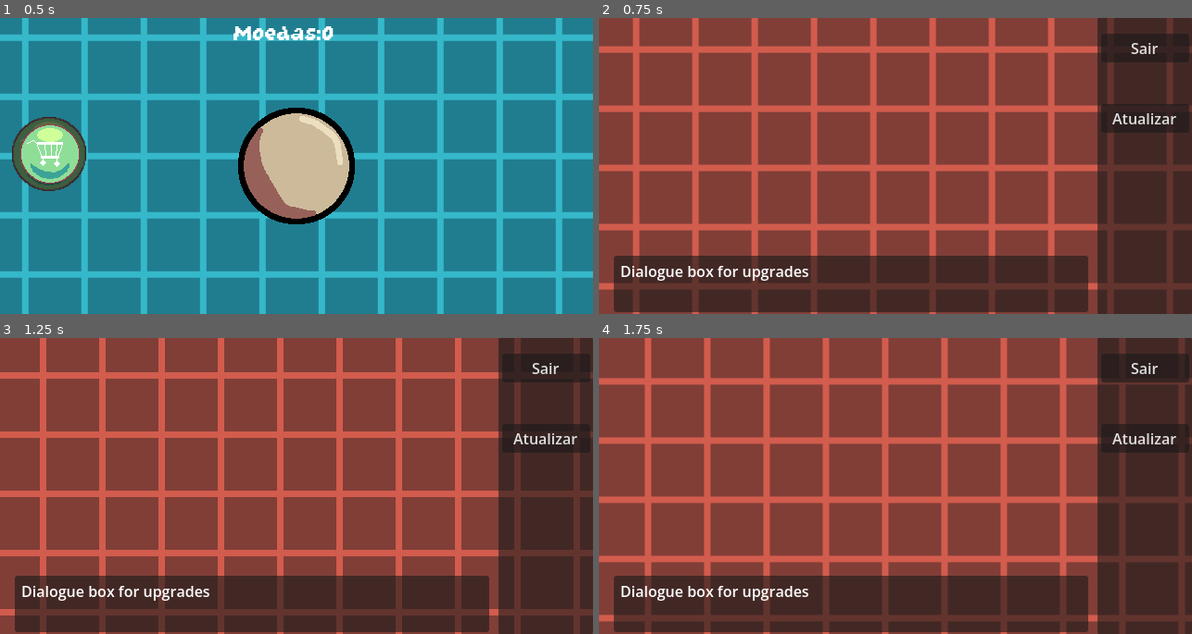
Above: before the commit, frames 1-4 (two rows, left to right).
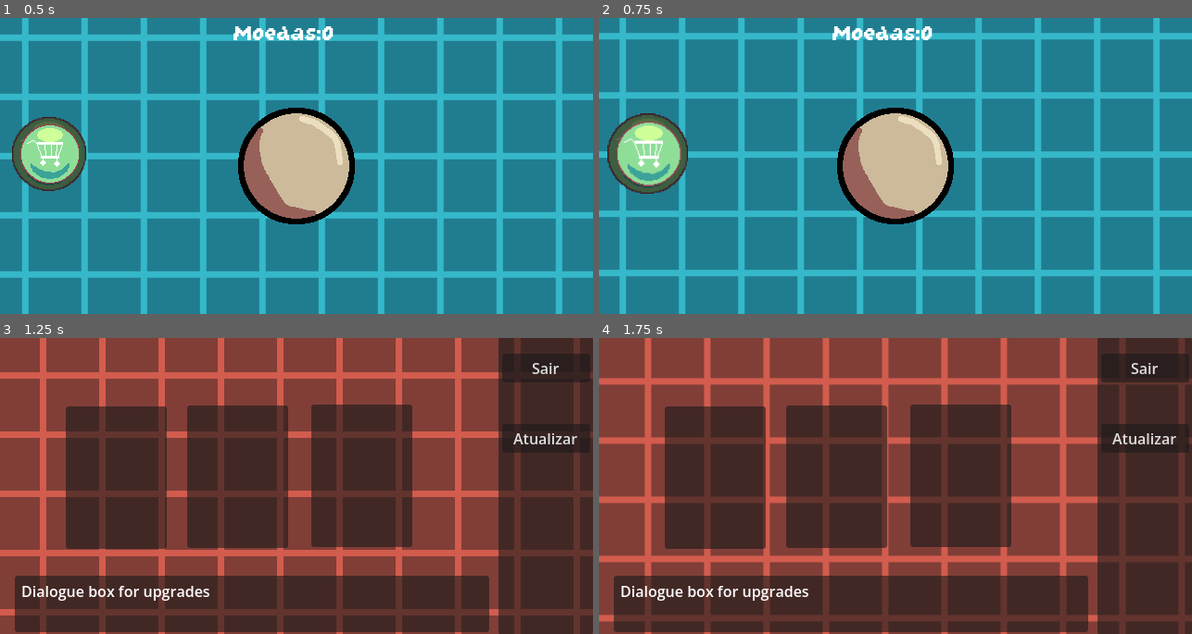
Above: after the commit, the same moments.

Repository: NormyNaoExiste/clicker-remake
Game: Godot game, scene res://Cenas/jogo.tscn
Same seed, same stepped clock (60 frames per second), same inputs: the game is played once before the commit and once after it. The project has no main scene, so this scene is started directly.
Inputs (mouse positions are in pixels of both pictures, inside the frame that each line leads up to):
- Up to frame 1 (0.5 s): no input
- Up to frame 2 (0.75 s): click (646, 154) at 0.5 s
- Up to frame 3 (1.25 s): no input
- Up to frame 4 (1.75 s): click (895, 486) at 1.25 s

Frame 1 is identical in both runs. In frame 2, 100% of the frame differs, in the area x 0-100%, y 0-100%; in frame 3, 25%; in frame 4, 25%.

Commit message:
Shop GUI prototype made
Agora tem os upgrades slots, assim como planejado

Diff:
--- /dev/null
+++ b/Cenas/fade.tscn
@@ -0,0 +1,67 @@
+[gd_scene format=3 uid="uid://c1d21pv3a3lxf"]
+
+[sub_resource type="Animation" id="Animation_eawxw"]
+length = 0.001
+tracks/0/type = "value"
+tracks/0/imported = false
+tracks/0/enabled = true
+tracks/0/path = NodePath(".:modulate")
+tracks/0/interp = 1
+tracks/0/loop_wrap = true
+tracks/0/keys = {
+"times": PackedFloat32Array(0),
+"transitions": PackedFloat32Array(1),
+"update": 0,
+"values": [Color(1, 1, 1, 0)]
+}
+
+[sub_resource type="Animation" id="Animation_hfoev"]
+resource_name = "fade_in"
+length = 0.5
+tracks/0/type = "value"
+tracks/0/imported = false
+tracks/0/enabled = true
+tracks/0/path = NodePath(".:modulate")
+tracks/0/interp = 1
+tracks/0/loop_wrap = true
+tracks/0/keys = {
+"times": PackedFloat32Array(0, 0.5),
+"transitions": PackedFloat32Array(1, 1),
+"update": 0,
+"values": [Color(1, 1, 1, 0), Color(1, 1, 1, 1)]
+}
+
+[sub_resource type="Animation" id="Animation_7xxo8"]
+resource_name = "fade_out"
+length = 0.5
+tracks/0/type = "value"
+tracks/0/imported = false
+tracks/0/enabled = true
+tracks/0/path = NodePath(".:modulate")
+tracks/0/interp = 1
+tracks/0/loop_wrap = true
+tracks/0/keys = {
+"times": PackedFloat32Array(0, 0.5),
+"transitions": PackedFloat32Array(1, 1),
+"update": 0,
+"values": [Color(1, 1, 1, 1), Color(1, 1, 1, 0)]
+}
+
+[sub_resource type="AnimationLibrary" id="AnimationLibrary_deejr"]
+_data = {
+&"RESET": SubResource("Animation_eawxw"),
+&"fade_in": SubResource("Animation_hfoev"),
+&"fade_out": SubResource("Animation_7xxo8")
+}
+
+[node name="Fade" type="ColorRect" unique_id=312639957]
+modulate = Color(1, 1, 1, 0)
+anchors_preset = 15
+anchor_right = 1.0
+anchor_bottom = 1.0
+grow_horizontal = 2
+grow_vertical = 2
+color = Color(0, 0, 0, 1)
+
+[node name="AnimationPlayer" type="AnimationPlayer" parent="." unique_id=1330847837]
+libraries/ = SubResource("AnimationLibrary_deejr")
--- a/Cenas/jogo.tscn
+++ b/Cenas/jogo.tscn
@@ -8,10 +8,13 @@
 [ext_resource type="Script" uid="uid://dvjboovdtakrw" path="res://Scripts/Módulos/TextureButtonModule.gd" id="5_xmmbr"]
 [ext_resource type="FontFile" uid="uid://ha7fphex75yq" path="res://Fontes/GrapeSoda.ttf" id="7_p2wm8"]
 [ext_resource type="PackedScene" uid="uid://bhaxgpb7g1kec" path="res://Cenas/shop_menu.tscn" id="8_p2wm8"]
+[ext_resource type="Script" uid="uid://bs4axo3iyohki" path="res://Scripts/Módulos/ShopUpgradeModule.gd" id="9_r4inx"]
+[ext_resource type="PackedScene" uid="uid://c1d21pv3a3lxf" path="res://Cenas/fade.tscn" id="10_0iqwg"]
 
 [sub_resource type="ShaderMaterial" id="ShaderMaterial_p2wm8"]
 shader = ExtResource("1_ovbra")
 shader_parameter/speed = 0.1
+shader_parameter/direction = 0.1
 
 [sub_resource type="LabelSettings" id="LabelSettings_r4inx"]
 font = ExtResource("7_p2wm8")
@@ -115,7 +118,7 @@
 layout_mode = 2
 text = "Atualizar"
 
-[node name="Label" type="Label" parent="ShopMenu" unique_id=1359675226]
+[node name="ShopDialogue" type="Label" parent="ShopMenu" unique_id=1359675226]
 layout_mode = 1
 anchors_preset = -1
 anchor_left = 0.036000002
@@ -129,6 +132,55 @@
 text = "Dialogue box for upgrades
 "
 
+[node name="ShopUpgradeSlot1" type="Panel" parent="ShopMenu" unique_id=1301939018]
+layout_mode = 1
+anchors_preset = -1
+anchor_left = 0.11100001
+anchor_top = 0.231
+anchor_right = 0.28100002
+anchor_bottom = 0.712
+offset_left = -0.040008545
+offset_top = 0.08000183
+offset_right = 0.1599884
+offset_bottom = 0.16000366
+script = ExtResource("9_r4inx")
+upgrade_text = "Upgrade 1"
+metadata/_edit_use_anchors_ = true
+
+[node name="ShopUpgradeSlot2" type="Panel" parent="ShopMenu" unique_id=406801228]
+layout_mode = 1
+anchors_preset = -1
+anchor_left = 0.31556255
+anchor_top = 0.22825003
+anchor_right = 0.486125
+anchor_bottom = 0.70962507
+offset_left = 0.039978027
+offset_top = -0.040008545
+offset_right = -0.11999512
+offset_bottom = -0.08001709
+script = ExtResource("9_r4inx")
+upgrade_text = "Upgrade 2"
+metadata/_edit_use_anchors_ = true
+
+[node name="ShopUpgradeSlot3" type="Panel" parent="ShopMenu" unique_id=181903543]
+layout_mode = 1
+anchors_preset = -1
+anchor_left = 0.52456254
+anchor_top = 0.22512503
+anchor_right = 0.6949375
+anchor_bottom = 0.70600003
+offset_left = 0.27996826
+offset_top = -0.040008545
+offset_right = 0.23999023
+offset_bottom = 0.07998657
+script = ExtResource("9_r4inx")
+upgrade_text = "Upgrade 3"
+metadata/_edit_use_anchors_ = true
+
+[node name="Fade" parent="." unique_id=312639957 instance=ExtResource("10_0iqwg")]
+layout_mode = 0
+anchors_preset = 0
+
 [connection signal="pressed" from="BotãoPrincipal/Bola" to="." method="_on_bola_pressed"]
 [connection signal="pressed" from="ShopButton" to="." method="_on_shop_button_pressed"]
 [connection signal="pressed" from="ShopMenu/ShopSideButtons/ExitShop" to="." method="_on_exit_shop_pressed"]
--- /dev/null
+++ b/Scripts/Módulos/ShopUpgradeModule.gd
@@ -0,0 +1,31 @@
+extends Panel
+
+@onready var shop_dialogue: Label = $"../ShopDialogue"
+const DIALOGUE_DEFAULT: String = "Dialogue box for upgrades"
+
+@export var upgrade_text: String
+
+@export var hover_scale: Vector2 = Vector2(1.1, 1.1)
+@export var pressed_scale: Vector2 = Vector2(0.9, 0.9)
+@export var time:float = 0.2
+const INITIAL_SCALE = Vector2.ONE
+
+func _ready() -> void:
+	mouse_entered.connect(_on_mouse_entered)
+	mouse_exited.connect(_on_mouse_exited)
+	call_deferred("_init_pivot")
+
+func _init_pivot():
+	pivot_offset = size/2
+
+func _on_mouse_entered():
+	get_tree().create_tween().tween_property(self, "scale", hover_scale, time).set_trans(Tween.TRANS_SINE)
+	shop_dialogue.text = str(upgrade_text)
+
+func _on_mouse_exited():
+	get_tree().create_tween().tween_property(self, "scale", INITIAL_SCALE, time).set_trans(Tween.TRANS_SINE)
+	shop_dialogue.text = DIALOGUE_DEFAULT
+func _pressed():
+	var tween = create_tween()
+	tween.tween_property(self, "scale", pressed_scale, time).set_trans(Tween.TRANS_SINE)
+	tween.tween_property(self, "scale", hover_scale, time).set_trans(Tween.TRANS_SINE)
--- a/Scripts/Principal/Clicker.gd
+++ b/Scripts/Principal/Clicker.gd
@@ -2,6 +2,7 @@
 
 @onready var moedasLabel: Label = $MoedasLabel
 @onready var shop_menu: Control = $ShopMenu
+@onready var fadeAnim: AnimationPlayer = $Fade/AnimationPlayer
 
 var shop:bool = false
 
@@ -11,7 +12,7 @@
 func _init() -> void:
 	shop = false
 
-func _process(delta: float) -> void:
+func _process(_delta: float) -> void:
 	moedasLabel.text = str("Moedas:", moedas)
 	if !shop:
 		shop_menu.hide()
@@ -20,6 +21,8 @@
 
 
 func _on_shop_button_pressed() -> void:
+	fadeAnim.play("fade_out")
+	await fadeAnim.animation_finished
 	if !shop:
 		shop_menu.visible = true
 	shop = true
Not shown, added: Scripts/Módulos/ShopUpgradeModule.gd.uid
